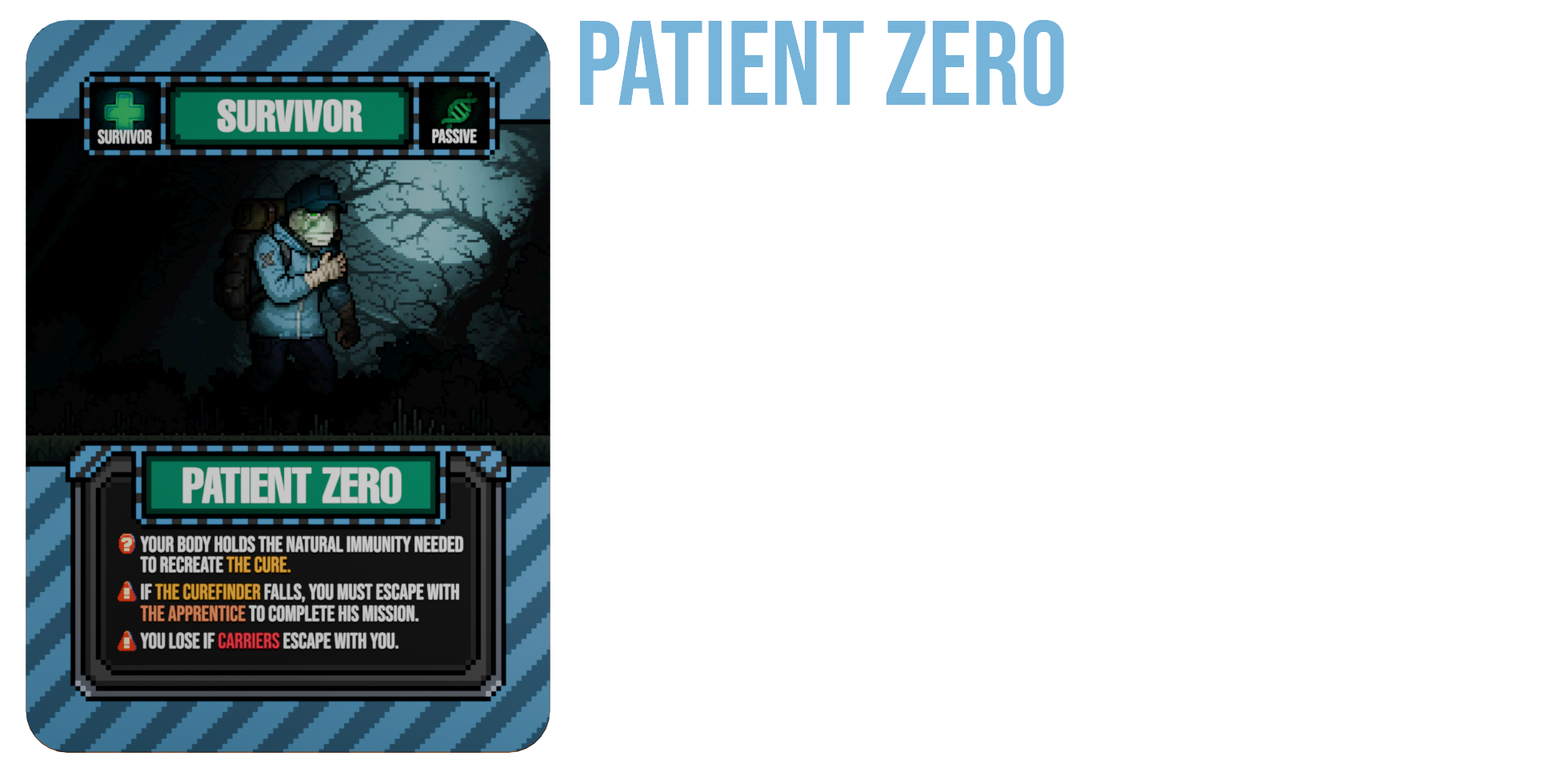
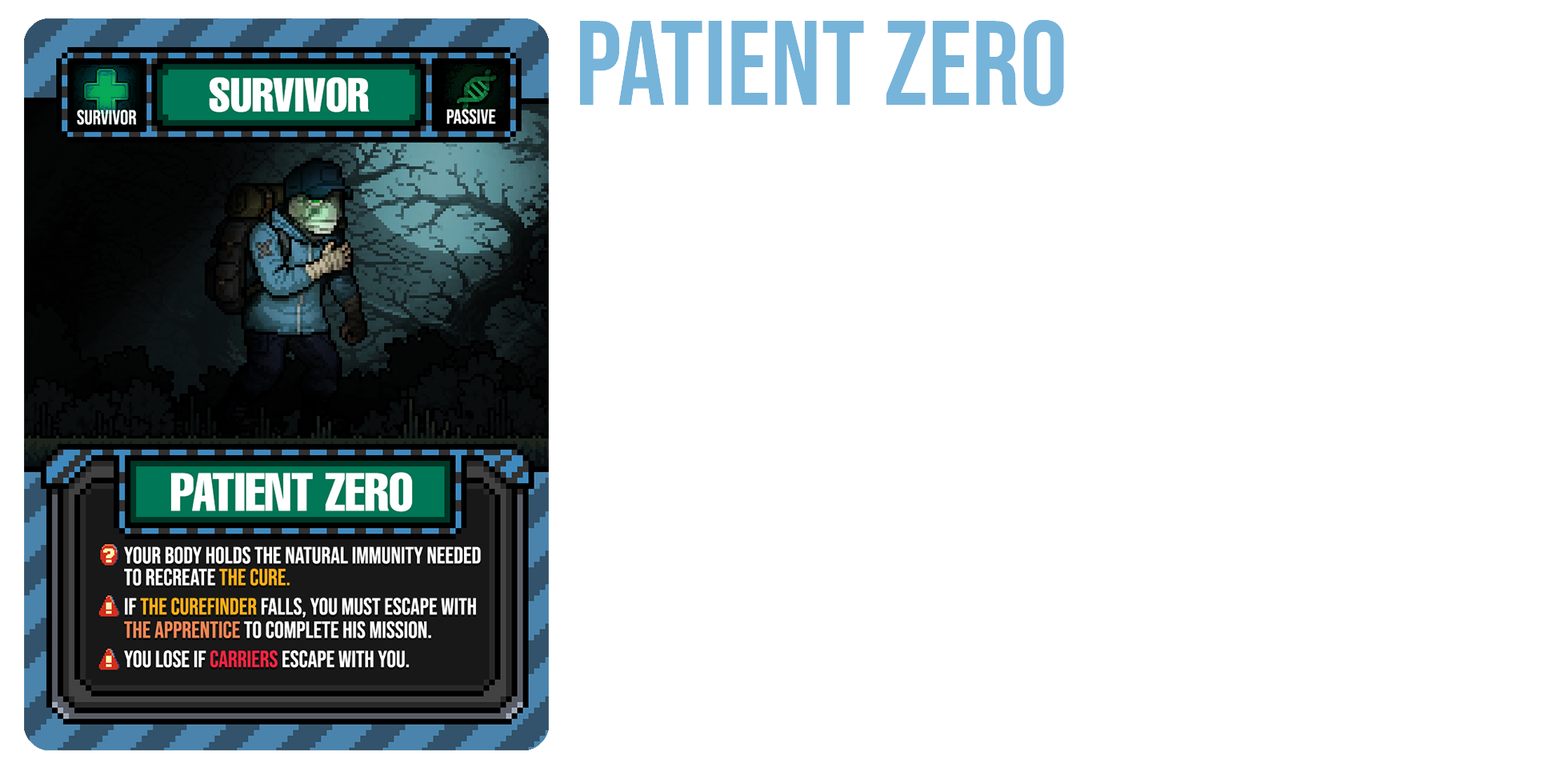
The second (1568, 768) image is a revision of the first. Changes to its layers:
renamed "Layer 1" to "Layer 4", painted on it over left=24, top=18, right=552, bottom=754